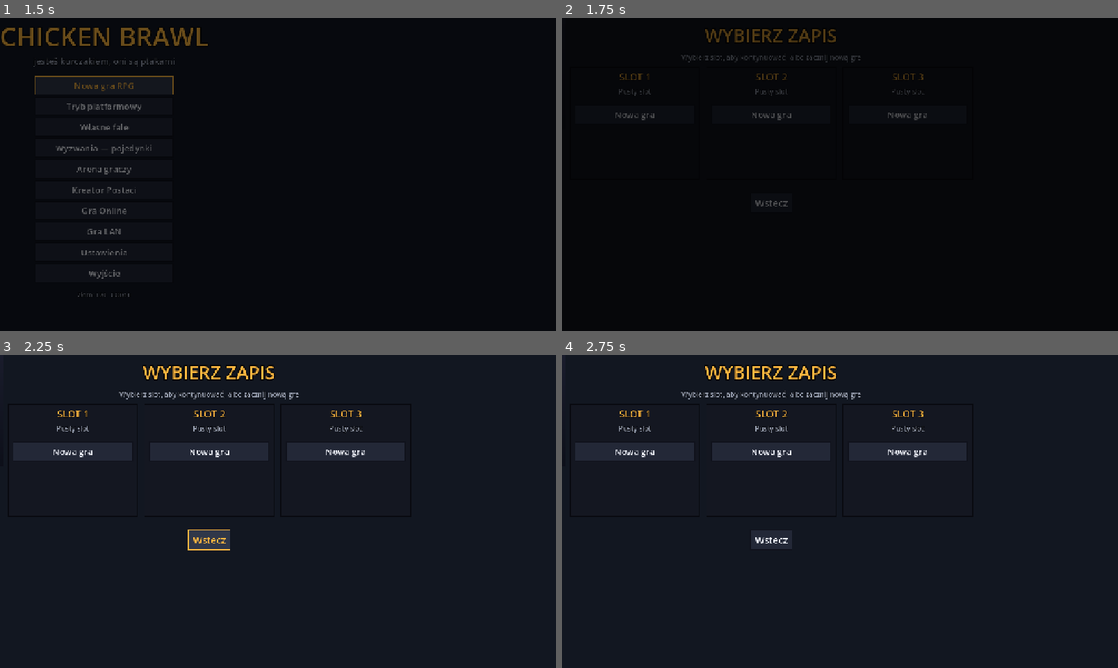
Above: before the commit, frames 1-4 (two rows, left to right).
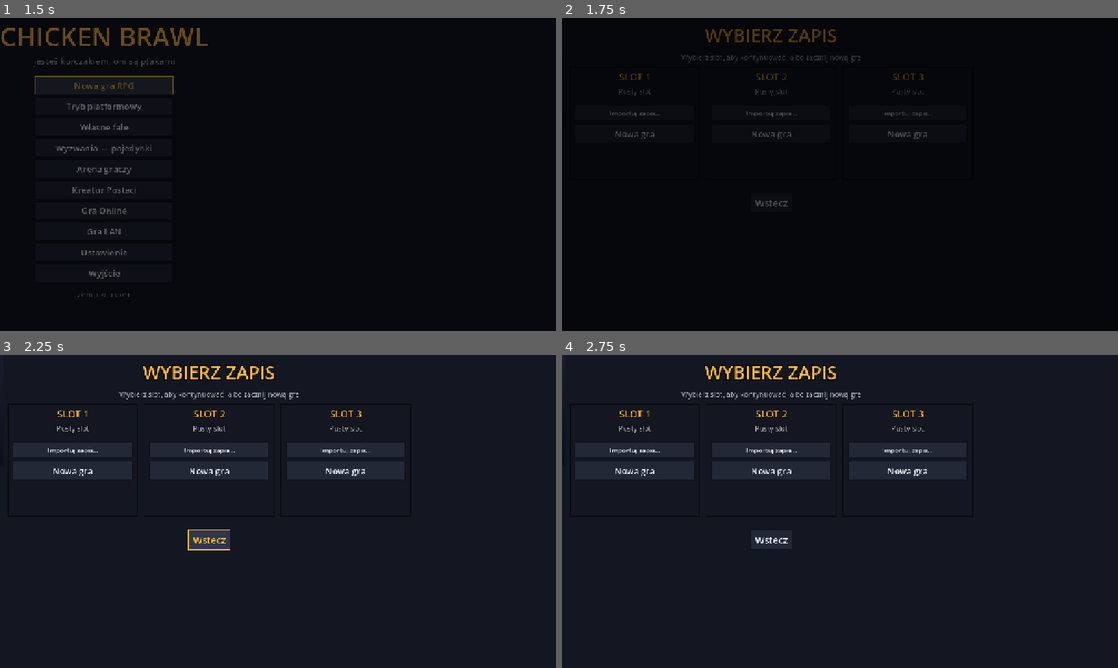
Above: after the commit, the same moments.

Repository: cezary-lonski/chickenrpg
Game: Godot game, scene res://scenes/main.tscn
The game is run twice, just before and just after one commit, with the same random seed, the same clock (stepped at 60 frames per second) and the same inputs.
Inputs (mouse positions are in pixels of both pictures, inside the frame that each line leads up to):
- Up to frame 1 (1.5 s): tap Enter (ui_accept) at 0.5 s; move the mouse to (400, 158) at 0.52 s; hold D (move_right) 0.53-1.25 s; hold U (block) 0.53-1.25 s; click (400, 158) at 0.67 s; tap Space (jump) at 0.77, 1.07 s; click "Nowa gra RPG" at 1.25 s
- Up to frame 2 (1.75 s): no input
- Up to frame 3 (2.25 s): drag from (166, 527) to (250, 574) at 2.02 s
- Up to frame 4 (2.75 s): no input

Frame 1 is identical in both runs. In frame 2, 0.4% of the frame differs, in the area x 8-66%, y 29-39%; in frame 3, 0.7%, in the area x 2-73%, y 29-39%; in frame 4, 0.7%.

Commit message:
Import zapisu z pliku do wybranego slotu
Co-Authored-By: Claude Sonnet 5.5 <noreply@anthropic.com>

Diff:
--- a/autoload/game_state.gd
+++ b/autoload/game_state.gd
@@ -1032,6 +1032,39 @@
 		"done": (st.get("done", []) as Array).size(), "level": lvl, "gold": int(data.get("gold", 0)),
 	}
 
+## Importuje zapis z pliku (np. skopiowanego z innego komputera lub folderu) do wybranego slotu.
+## Zwraca pusty tekst, gdy się udało, albo opis błędu. Stary zapis ze slotu zostaje jako kopia „.bak.json”.
+func import_save(path: String, slot: int) -> String:
+	if slot < 1 or slot > SLOT_COUNT:
+		return "Nieprawidłowy slot."
+	var f := FileAccess.open(path, FileAccess.READ)
+	if f == null:
+		return "Nie można otworzyć pliku."
+	var text := f.get_as_text()
+	f.close()
+	var parsed = JSON.parse_string(text)
+	if typeof(parsed) != TYPE_DICTIONARY or not (parsed.has("story") or parsed.has("characters")):
+		return "To nie wygląda na zapis tej gry."
+	if slot_exists(slot):
+		var old := FileAccess.open(slot_path(slot), FileAccess.READ)
+		if old:
+			var bak := FileAccess.open(slot_path(slot).replace(".json", ".bak.json"), FileAccess.WRITE)
+			if bak:
+				bak.store_string(old.get_as_text())
+				bak.close()
+			old.close()
+	var out := FileAccess.open(slot_path(slot), FileAccess.WRITE)
+	if out == null:
+		return "Nie można zapisać slotu %d." % slot
+	out.store_string(text)
+	out.close()
+	# ostatni slot = zaimportowany, żeby „Kontynuuj” od razu go wczytało
+	var lf := FileAccess.open("user://chicken_brawl_last.json", FileAccess.WRITE)
+	if lf:
+		lf.store_string(str(slot))
+		lf.close()
+	return ""
+
 func delete_slot(slot: int) -> void:
 	if slot_exists(slot):
 		DirAccess.remove_absolute(ProjectSettings.globalize_path(slot_path(slot)))
--- a/scripts/ui/ui_slot_select.gd
+++ b/scripts/ui/ui_slot_select.gd
@@ -33,6 +33,38 @@
 	row.add_child(back)
 	_confirm_btns.clear()
 	_confirm_delete.clear()
+	_dialog = FileDialog.new()
+	_dialog.file_mode = FileDialog.FILE_MODE_OPEN_FILE
+	_dialog.access = FileDialog.ACCESS_FILESYSTEM
+	_dialog.use_native_dialog = true
+	_dialog.title = "Importuj zapis gry"
+	_dialog.filters = PackedStringArray(["*.json ; Zapis gry (.json)"])
+	_dialog.file_selected.connect(_on_import_file)
+	add_child(_dialog)
+	_status = UiKit.label("", 16, UiKit.GOOD, HORIZONTAL_ALIGNMENT_CENTER)
+	root.add_child(_status)
+
+var _dialog: FileDialog
+var _status: Label
+var _import_slot := 1
+var _confirm_import: Dictionary = {}
+
+func _start_import(slot: int) -> void:
+	_import_slot = slot
+	_dialog.popup_centered_ratio(0.7)
+
+func _on_import_file(path: String) -> void:
+	var err := GameState.import_save(path, _import_slot)
+	if err != "":
+		Audio.play("deny")
+		_status.text = err
+		_status.add_theme_color_override("font_color", UiKit.BAD)
+		return
+	Audio.play("confirm")
+	_status.text = "Zaimportowano zapis do slotu %d." % _import_slot
+	_status.add_theme_color_override("font_color", UiKit.GOOD)
+	await get_tree().create_timer(0.7).timeout
+	Flow.goto("slots")
 
 var _confirm_btns: Dictionary = {}
 var _confirm_delete: Dictionary = {}
@@ -56,6 +88,19 @@
 		v.add_child(UiKit.label("Pusty slot", 16, UiKit.DIM, HORIZONTAL_ALIGNMENT_CENTER))
 
 	v.add_child(UiKit.sep(8))
+
+	# import zapisu z pliku (przy istniejącym slocie najpierw potwierdzenie nadpisania)
+	var imp := UiKit.button("Importuj zapis…", 15, UiKit.GOOD)
+	imp.custom_minimum_size = Vector2(260, 36)
+	_confirm_import[slot] = false
+	imp.pressed.connect(func():
+		if exists and not bool(_confirm_import.get(slot, false)):
+			_confirm_import[slot] = true
+			imp.text = "Nadpisze zapis. Kliknij ponownie"
+			Audio.play("deny")
+			return
+		_start_import(slot))
+	v.add_child(imp)
 
 	# przycisk główny: Kontynuuj / Nowa gra
 	var main := UiKit.button("", 20)
Not shown, changed: README.md
